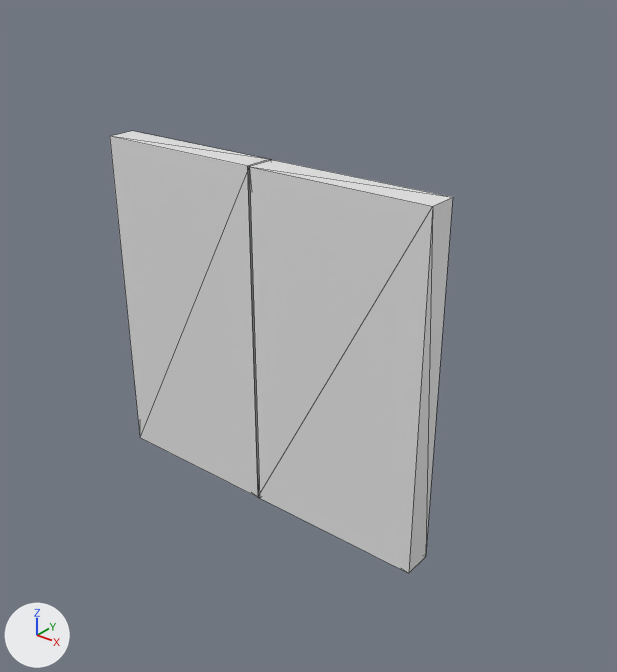
The COLLADA model binaries/data/mods/public/art/meshes/structural/hele_gate_door.dae: old version first, new version second.
The view is the same before and after, from a 50 mm camera at (0.354, -0.396, 0.384) aimed at (0.031, 0.009, 0.134). Lighting does not change. The marker at lower left points along +X, +Y and +Z. Mesh edges are drawn as thin lines. Materials are left out; every surface is plain grey.

In view in the first picture: 'Cube_002-Pivot'.
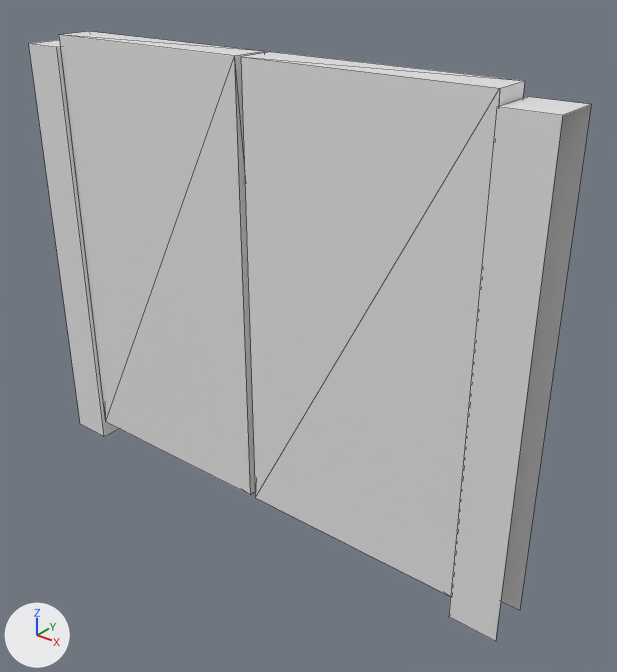
Where the change shows, as pixel boxes (x1, y1, x2, y2) in the pictures (617 x 672 px):
'Cube_002-Pivot', reshaped, moved (64% wider, 38% taller)
    before: (110, 131, 453, 573)
    after: (29, 31, 591, 641)
part 1 of me_cube_002mesh, added
    after: (59, 31, 264, 495)
part 2 of me_cube_002mesh, added
    after: (241, 52, 525, 597)
part 3 of me_cube_002mesh, deleted
    before: (110, 131, 269, 498)
part 4 of me_cube_002mesh, deleted
    before: (248, 159, 453, 573)
part 5 of me_cube_002mesh, added
    after: (29, 40, 591, 641)

The change in detail:
me_cube_002mesh has 16 vertices, 24 faces and spans x -0.119..0.141, y -0.018..0.018, z -0.024..0.24.
me_cube_002mesh is used by ob_cube_002_pivot; parent ob_cube_002; location (-0.00832, -0.0231, 0.0252).
Verts and faces of me_cube_002mesh; kept vertices keep their numbers, new ones are numbered from 16.
me_cube_002mesh part 1: a new loose piece, a box spanning x -0.168..-0.003, y -0.018..0.008, z 0.003..0.314.
me_cube_002mesh part 2: a new loose piece, a box spanning x 0.002..0.167, y -0.018..0.008, z 0.003..0.314.
me_cube_002mesh part 3: the loose piece of 8 vertices spanning x -0.119..0.012, y -0.018..0.018, z -0.024..0.24 is deleted.
me_cube_002mesh part 4: the loose piece of 8 vertices spanning x 0.01..0.141, y -0.018..0.018, z -0.024..0.24 is deleted.
Part 5, on me_cube_002mesh:
New vertex 16 is at (-0.2, -0.021, -0.011), pixel (80, 424).
New vertex 17 is at (-0.2, 0.012, -0.011).
New vertex 18 is at (-0.2, -0.021, 0.306), pixel (28, 43).
New vertex 19 is at (-0.2, 0.012, 0.306).
New vertex 20 is at (0.168, -0.021, 0.306), pixel (496, 106).
New vertex 21 is at (0.168, 0.012, 0.306), pixel (527, 96).
New vertex 22 is at (0.168, -0.021, -0.011), pixel (448, 616).
New vertex 23 is at (0.168, 0.012, -0.011).
New vertices 24 to 31 stand at vertices 16 to 23, in that order, plus (0.032, 0.0, 0.0).
New faces: (18, 26, 27, 19), (24, 25, 27, 26), (16, 24, 26, 18), (17, 19, 27, 25), (21, 29, 31, 23), (20, 22, 30, 28).
New faces: (20, 21, 23, 22), (20, 28, 29, 21).
In object 'Cube_002-Pivot' (ob_cube_002_pivot), parent is no longer ob_cube_002.
Object 'Cube_002-Pivot' (ob_cube_002_pivot) moves from (-0.00832, -0.0231, 0.0252) to (0.0, 0.0, 0.0).
